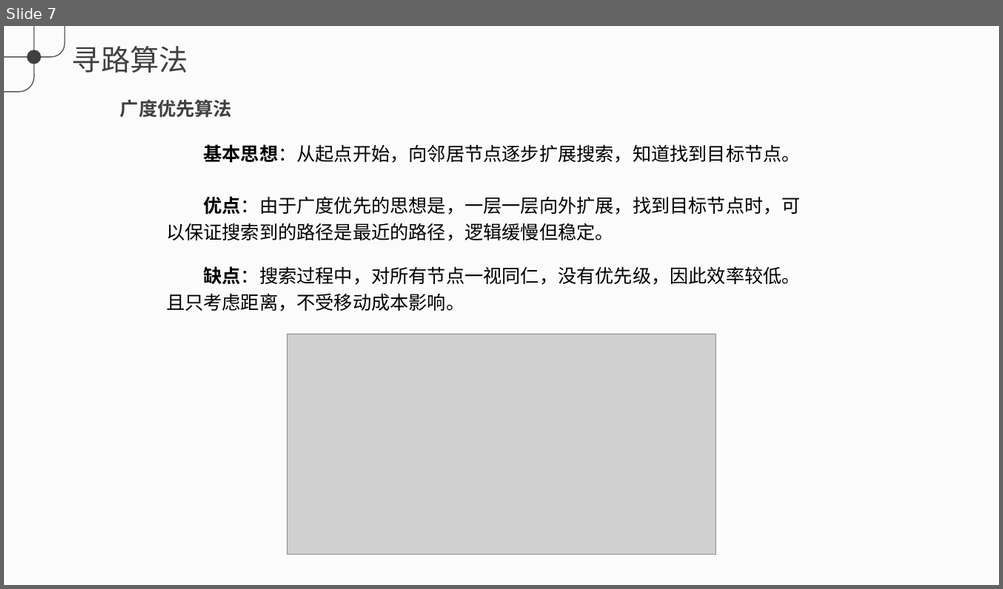
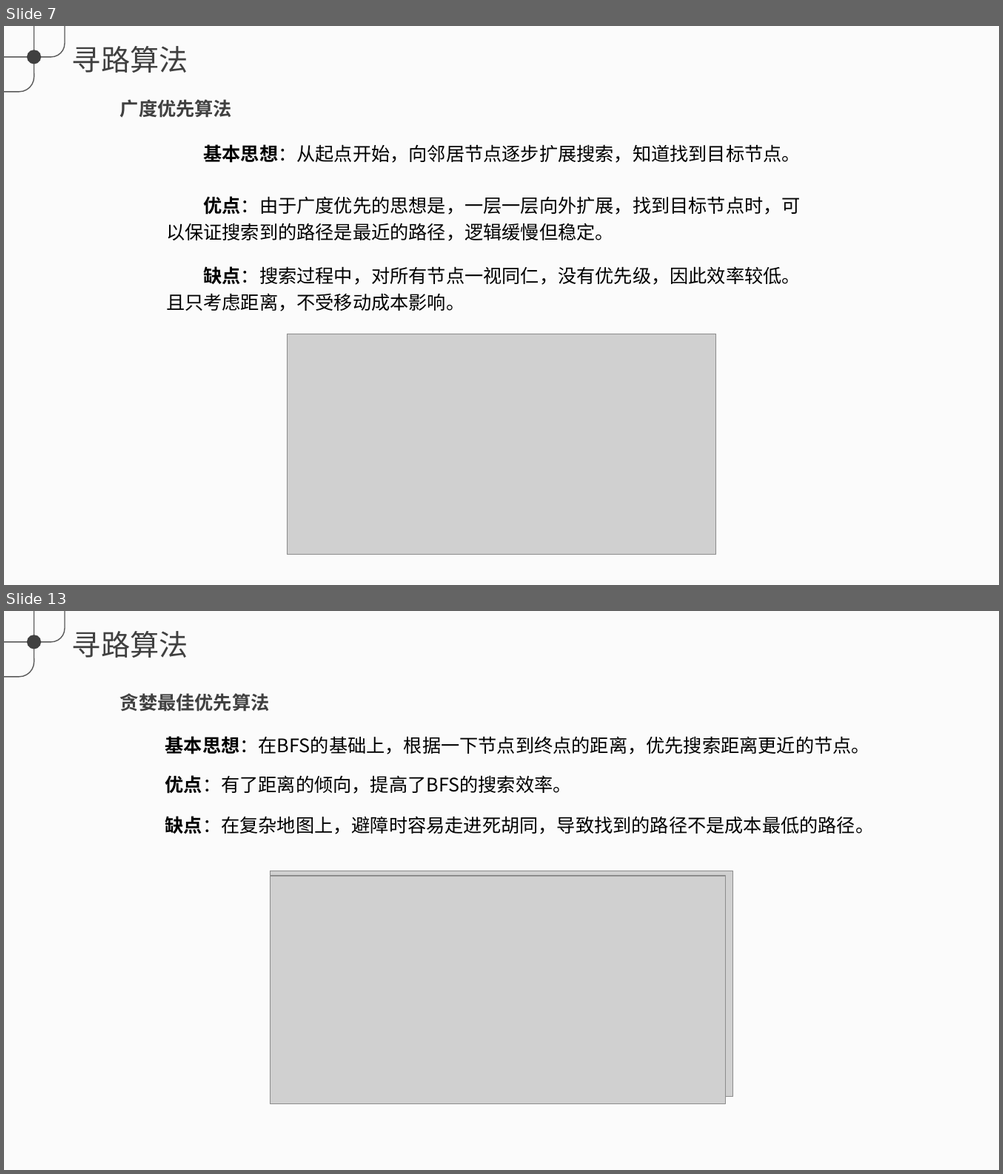
Before and after one commit to Galahad-Zero/PathFinding, a slide deck: doc/寻路算法.pptx. Shown one above the other, each under a label of ours: slide 7 before the commit, slides 7 and 13 after it; the slides between them are not shown. The pictures are 1003x589 and 1003x1174 pixels, drawn with LibreOffice and Linux fonts; fonts in the diff are those of the drawing; grey boxes stand for pictures. Boxes give left, top, right and bottom in pixels: in the first picture for what was removed or moved away, otherwise in the second. Text is boxed around its words. In the diff, an @@ line names an element or a change of style, - is before the commit and + after.

```diff
--- a/doc/寻路算法.pptx
+++ b/doc/寻路算法.pptx
@@ slide 13 added at (x1=4, y1=611, x2=999, y2=1170), background #F2F2F2 at 30% opacity; not listed: 4 template elements that a slide beside it also shows @@
@@ text added at (x1=120, y1=693, x2=270, y2=712), 18 pt, text #404040, bold @@
+贪婪最佳优先算法
@@ text added at (x1=165, y1=736, x2=870, y2=755), 18 pt, text #000000 @@
+基本思想：在BFS的基础上，根据一下节点到终点的距离，优先搜索距离更近的节点。
@@ text added at (x1=165, y1=775, x2=572, y2=794), 18 pt, text #000000 @@
+优点：有了距离的倾向，提高了BFS的搜索效率。
@@ text added at (x1=165, y1=816, x2=874, y2=834), 18 pt, text #000000 @@
+缺点：在复杂地图上，避障时容易走进死胡同，导致找到的路径不是成本最低的路径。
@@ picture added at (x1=270, y1=871, x2=733, y2=1096) @@
@@ picture added at (x1=270, y1=876, x2=725, y2=1104) @@
```
Also in this commit, not shown: 1 slide changed, 11 other slides added, 13 slides removed, 1 other file.
